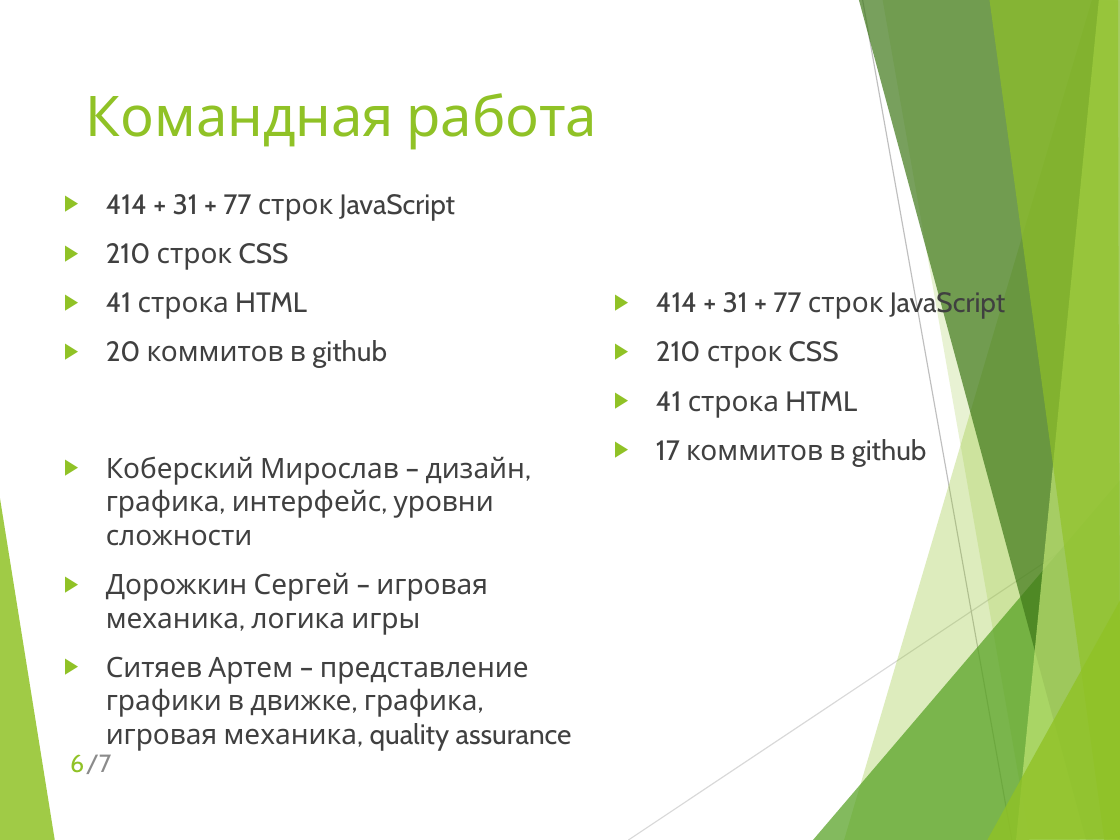
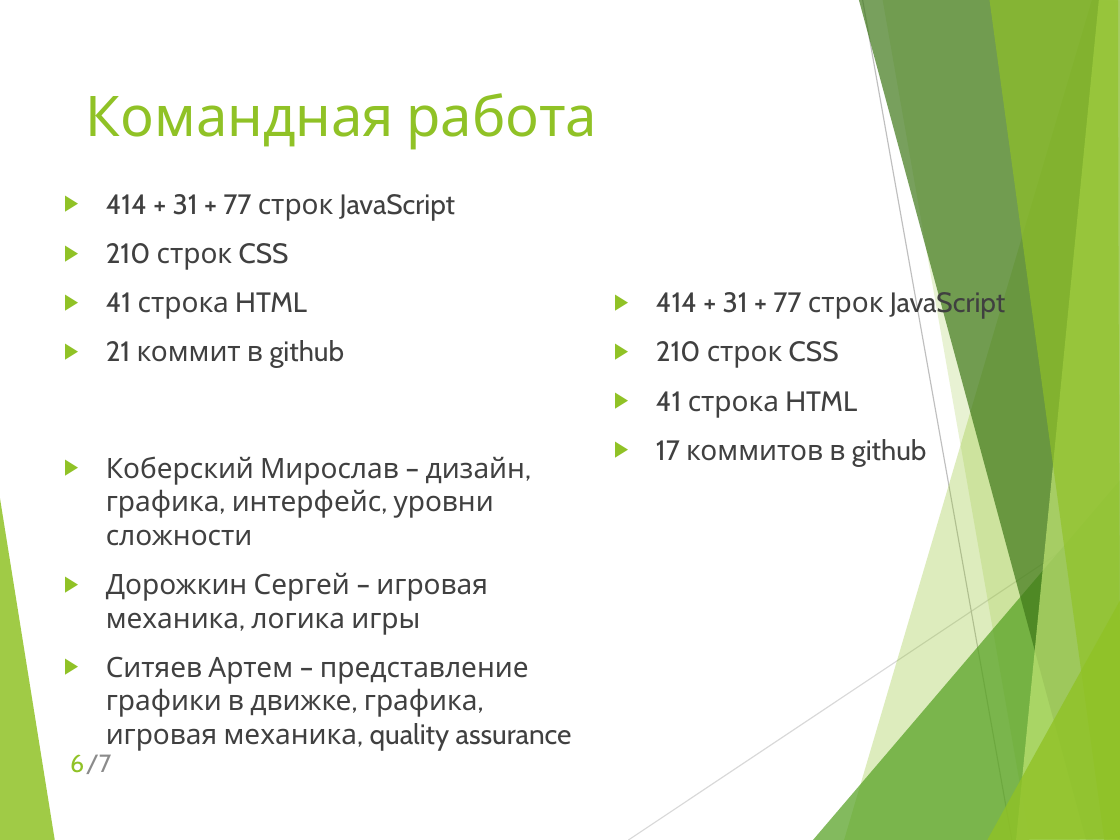
Before and after one commit to Mup0c/GetOutOfTheDNIWE, a slide deck: slide 6 of GOoTD_Koberskiy_Dorozhkin_Sityaev.pptx. Drawn at 1120x840 pixels with LibreOffice and Linux fonts; fonts in the diff are those of the drawing. Boxes give left, top, right and bottom in pixels: in the first picture for what was removed or moved away, otherwise in the second. Text is boxed around its words. In the diff, an @@ line names an element or a change of style, - is before the commit and + after.

```diff
--- a/GOoTD_Koberskiy_Dorozhkin_Sityaev.pptx
+++ b/GOoTD_Koberskiy_Dorozhkin_Sityaev.pptx
@@ text at [106,340,345,368]: text changed @@
-▶ 20 коммитов в github
+▶ 21 коммит в github
```
Also in this commit, not shown: 1 other file.
